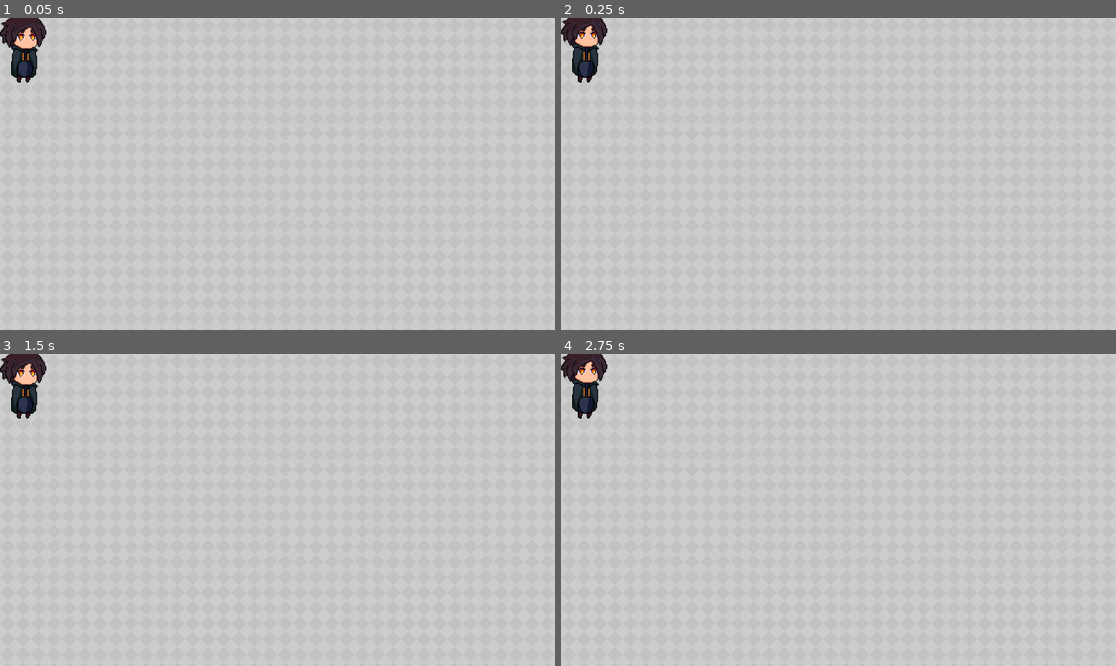
Above: before the commit, frames 1-4 (two rows, left to right).
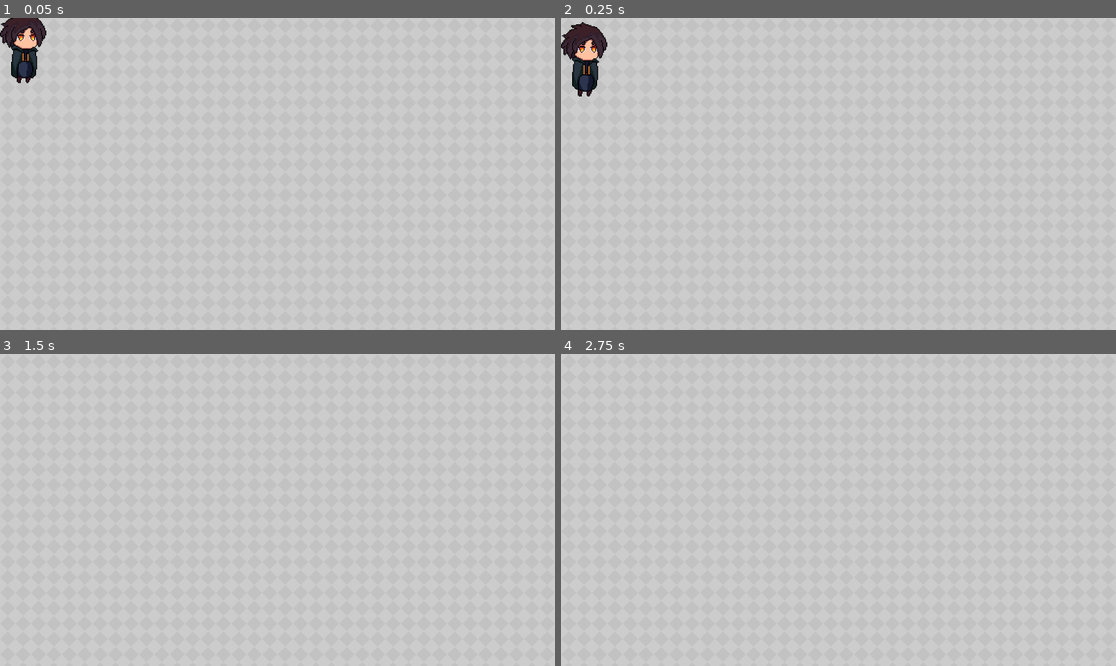
Above: after the commit, the same moments.

Repository: RocketRy-godot/godot-project
Game: Godot game, scene res://main.tscn
Same seed, same stepped clock (60 frames per second), same inputs: the game is played once before the commit and once after it. This scene is started directly instead of the project's main scene.
Inputs:
- Up to frame 1 (0.05 s): no input
- Up to frame 2 (0.25 s): no input
- Up to frame 3 (1.5 s): tap Enter (ui_accept) at 0.5, 0.6, 0.77, 1.07, 1.35 s; hold Right (ui_right) from 0.53 s (still down)
- Up to frame 4 (2.75 s): tap Enter (ui_accept) at 1.52, 1.82, 2.1 s; release Right (ui_right) at 2.03 s; hold Left (ui_left) from 2.03 s (still down)

The runs differ from the first frame. In frame 1, 0.1% of the frame differs, in the area x 0-9%, y 0-21%; in frame 2, 1.2%, in the area x 0-9%, y 0-26%; in frame 3, 1.1%; in frame 4, 1.1%.

Commit message:
changes in animation

Diff:
--- /dev/null
+++ b/character_body_2d.gd
@@ -0,0 +1,25 @@
+extends CharacterBody2D
+
+
+const SPEED = 300.0
+const JUMP_VELOCITY = -400.0
+
+
+func _physics_process(delta: float) -> void:
+	# Add the gravity.
+	if not is_on_floor():
+		velocity += get_gravity() * delta
+
+	# Handle jump.
+	if Input.is_action_just_pressed("ui_accept") and is_on_floor():
+		velocity.y = JUMP_VELOCITY
+
+	# Get the input direction and handle the movement/deceleration.
+	# As good practice, you should replace UI actions with custom gameplay actions.
+	var direction := Input.get_axis("ui_left", "ui_right")
+	if direction:
+		velocity.x = direction * SPEED
+	else:
+		velocity.x = move_toward(velocity.x, 0, SPEED)
+
+	move_and_slide()
--- a/main.tscn
+++ b/main.tscn
@@ -1,7 +1,8 @@
-[gd_scene load_steps=53 format=3 uid="uid://hexcfdvec5ol"]
+[gd_scene load_steps=55 format=3 uid="uid://hexcfdvec5ol"]
 
 [ext_resource type="Texture2D" uid="uid://i0dd8d65igr3" path="res://Gray.png" id="1_toy6y"]
 [ext_resource type="Texture2D" uid="uid://cdbram56x0qyj" path="res://Attack_3.png" id="2_l6pvb"]
+[ext_resource type="Script" path="res://character_body_2d.gd" id="2_ofgxu"]
 [ext_resource type="Texture2D" uid="uid://cmwmycdpvu6wx" path="res://Dead.png" id="3_malt4"]
 [ext_resource type="Texture2D" uid="uid://bm1htmeo1eywc" path="res://Idle.png" id="4_ltsck"]
 [ext_resource type="Texture2D" uid="uid://cp8o3jxks7lbb" path="res://Jump.png" id="5_11jo2"]
@@ -52,6 +53,26 @@
 atlas = ExtResource("3_malt4")
 region = Rect2(384, 0, 128, 128)
 
+[sub_resource type="AtlasTexture" id="AtlasTexture_at85l"]
+atlas = ExtResource("5_11jo2")
+region = Rect2(1024, 0, 128, 128)
+
+[sub_resource type="AtlasTexture" id="AtlasTexture_2qa0d"]
+atlas = ExtResource("5_11jo2")
+region = Rect2(512, 0, 128, 128)
+
+[sub_resource type="AtlasTexture" id="AtlasTexture_rqu42"]
+atlas = ExtResource("5_11jo2")
+region = Rect2(512, 0, 128, 128)
+
+[sub_resource type="AtlasTexture" id="AtlasTexture_v8688"]
+atlas = ExtResource("5_11jo2")
+region = Rect2(640, 0, 128, 128)
+
+[sub_resource type="AtlasTexture" id="AtlasTexture_loetw"]
+atlas = ExtResource("5_11jo2")
+region = Rect2(768, 0, 128, 128)
+
 [sub_resource type="AtlasTexture" id="AtlasTexture_en122"]
 atlas = ExtResource("4_ltsck")
 region = Rect2(0, 0, 128, 128)
@@ -76,47 +97,31 @@
 atlas = ExtResource("4_ltsck")
 region = Rect2(640, 0, 128, 128)
 
-[sub_resource type="AtlasTexture" id="AtlasTexture_1q716"]
-atlas = ExtResource("5_11jo2")
-region = Rect2(0, 0, 128, 128)
-
-[sub_resource type="AtlasTexture" id="AtlasTexture_dwlwr"]
-atlas = ExtResource("5_11jo2")
-region = Rect2(128, 0, 128, 128)
-
-[sub_resource type="AtlasTexture" id="AtlasTexture_2y73n"]
-atlas = ExtResource("5_11jo2")
-region = Rect2(256, 0, 128, 128)
-
-[sub_resource type="AtlasTexture" id="AtlasTexture_7tlrr"]
-atlas = ExtResource("5_11jo2")
-region = Rect2(384, 0, 128, 128)
-
-[sub_resource type="AtlasTexture" id="AtlasTexture_s2thc"]
-atlas = ExtResource("5_11jo2")
-region = Rect2(512, 0, 128, 128)
-
-[sub_resource type="AtlasTexture" id="AtlasTexture_i5yfm"]
-atlas = ExtResource("5_11jo2")
-region = Rect2(640, 0, 128, 128)
-
-[sub_resource type="AtlasTexture" id="AtlasTexture_kvu1r"]
-atlas = ExtResource("5_11jo2")
-region = Rect2(768, 0, 128, 128)
-
-[sub_resource type="AtlasTexture" id="AtlasTexture_afa73"]
-atlas = ExtResource("5_11jo2")
-region = Rect2(896, 0, 128, 128)
-
-[sub_resource type="AtlasTexture" id="AtlasTexture_3kf1h"]
+[sub_resource type="AtlasTexture" id="AtlasTexture_qokh1"]
+atlas = ExtResource("5_11jo2")
+region = Rect2(0, 0, 128, 128)
+
+[sub_resource type="AtlasTexture" id="AtlasTexture_7dk6k"]
+atlas = ExtResource("5_11jo2")
+region = Rect2(128, 0, 128, 128)
+
+[sub_resource type="AtlasTexture" id="AtlasTexture_k3qdy"]
+atlas = ExtResource("5_11jo2")
+region = Rect2(256, 0, 128, 128)
+
+[sub_resource type="AtlasTexture" id="AtlasTexture_f8cn0"]
+atlas = ExtResource("5_11jo2")
+region = Rect2(384, 0, 128, 128)
+
+[sub_resource type="AtlasTexture" id="AtlasTexture_qimdg"]
 atlas = ExtResource("5_11jo2")
 region = Rect2(1024, 0, 128, 128)
 
-[sub_resource type="AtlasTexture" id="AtlasTexture_tli1q"]
+[sub_resource type="AtlasTexture" id="AtlasTexture_2yxx0"]
 atlas = ExtResource("5_11jo2")
 region = Rect2(1152, 0, 128, 128)
 
-[sub_resource type="AtlasTexture" id="AtlasTexture_43q2f"]
+[sub_resource type="AtlasTexture" id="AtlasTexture_8di87"]
 atlas = ExtResource("5_11jo2")
 region = Rect2(1280, 0, 128, 128)
 
@@ -227,6 +232,36 @@
 }, {
 "frames": [{
 "duration": 1.0,
+"texture": SubResource("AtlasTexture_at85l")
+}],
+"loop": true,
+"name": &"falling",
+"speed": 5.0
+}, {
+"frames": [{
+"duration": 1.0,
+"texture": SubResource("AtlasTexture_2qa0d")
+}],
+"loop": true,
+"name": &"flying",
+"speed": 5.0
+}, {
+"frames": [{
+"duration": 1.0,
+"texture": SubResource("AtlasTexture_rqu42")
+}, {
+"duration": 1.0,
+"texture": SubResource("AtlasTexture_v8688")
+}, {
+"duration": 1.0,
+"texture": SubResource("AtlasTexture_loetw")
+}],
+"loop": true,
+"name": &"hovering",
+"speed": 8.0
+}, {
+"frames": [{
+"duration": 1.0,
 "texture": SubResource("AtlasTexture_en122")
 }, {
 "duration": 1.0,
@@ -250,41 +285,34 @@
 }, {
 "frames": [{
 "duration": 1.0,
-"texture": SubResource("AtlasTexture_1q716")
-}, {
-"duration": 1.0,
-"texture": SubResource("AtlasTexture_dwlwr")
-}, {
-"duration": 1.0,
-"texture": SubResource("AtlasTexture_2y73n")
-}, {
-"duration": 1.0,
-"texture": SubResource("AtlasTexture_7tlrr")
-}, {
-"duration": 1.0,
-"texture": SubResource("AtlasTexture_s2thc")
-}, {
-"duration": 1.0,
-"texture": SubResource("AtlasTexture_i5yfm")
-}, {
-"duration": 1.0,
-"texture": SubResource("AtlasTexture_kvu1r")
-}, {
-"duration": 1.0,
-"texture": SubResource("AtlasTexture_afa73")
-}, {
-"duration": 1.0,
-"texture": SubResource("AtlasTexture_3kf1h")
-}, {
-"duration": 1.0,
-"texture": SubResource("AtlasTexture_tli1q")
-}, {
-"duration": 1.0,
-"texture": SubResource("AtlasTexture_43q2f")
+"texture": SubResource("AtlasTexture_qokh1")
+}, {
+"duration": 1.0,
+"texture": SubResource("AtlasTexture_7dk6k")
+}, {
+"duration": 1.0,
+"texture": SubResource("AtlasTexture_k3qdy")
+}, {
+"duration": 1.0,
+"texture": SubResource("AtlasTexture_f8cn0")
 }],
 "loop": true,
 "name": &"jumping",
-"speed": 15.0
+"speed": 8.0
+}, {
+"frames": [{
+"duration": 1.0,
+"texture": SubResource("AtlasTexture_qimdg")
+}, {
+"duration": 1.0,
+"texture": SubResource("AtlasTexture_2yxx0")
+}, {
+"duration": 1.0,
+"texture": SubResource("AtlasTexture_8di87")
+}],
+"loop": true,
+"name": &"landing",
+"speed": 8.0
 }, {
 "frames": [{
 "duration": 1.0,
@@ -360,6 +388,7 @@
 
 [node name="CharacterBody2D" type="CharacterBody2D" parent="."]
 position = Vector2(-19, -12)
+script = ExtResource("2_ofgxu")
 metadata/_edit_group_ = true
 
 [node name="Sprite2D" type="AnimatedSprite2D" parent="CharacterBody2D"]
@@ -369,7 +398,7 @@
 sprite_frames = SubResource("SpriteFrames_asm46")
 animation = &"walking"
 autoplay = "idle"
-frame_progress = 0.410128
+frame_progress = 0.92699
 metadata/_edit_group_ = true
 
 [node name="CollisionShape2D" type="CollisionShape2D" parent="CharacterBody2D"]
